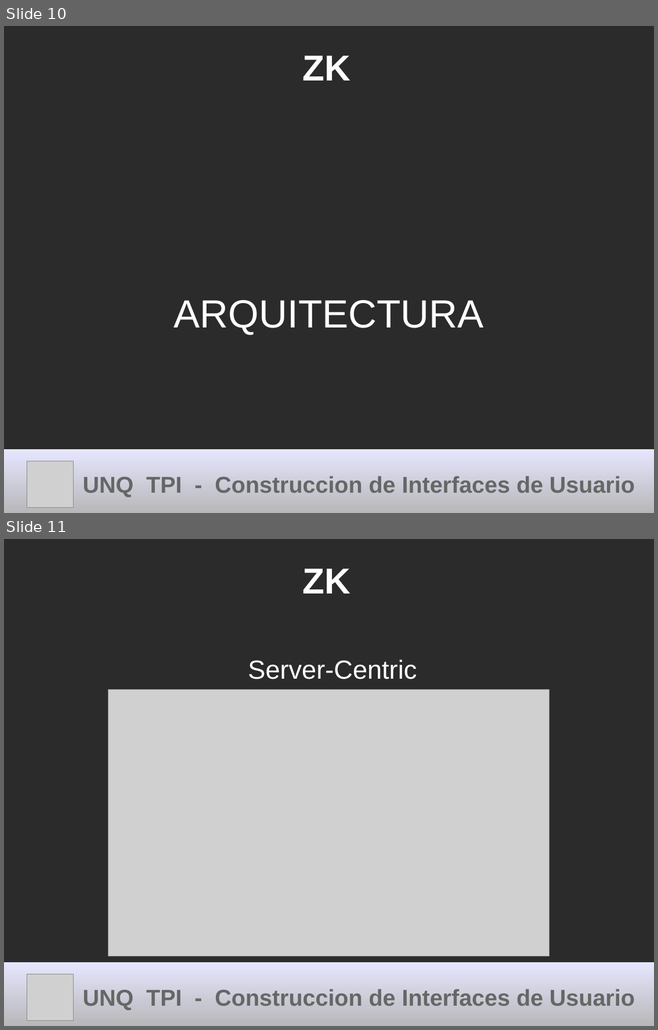
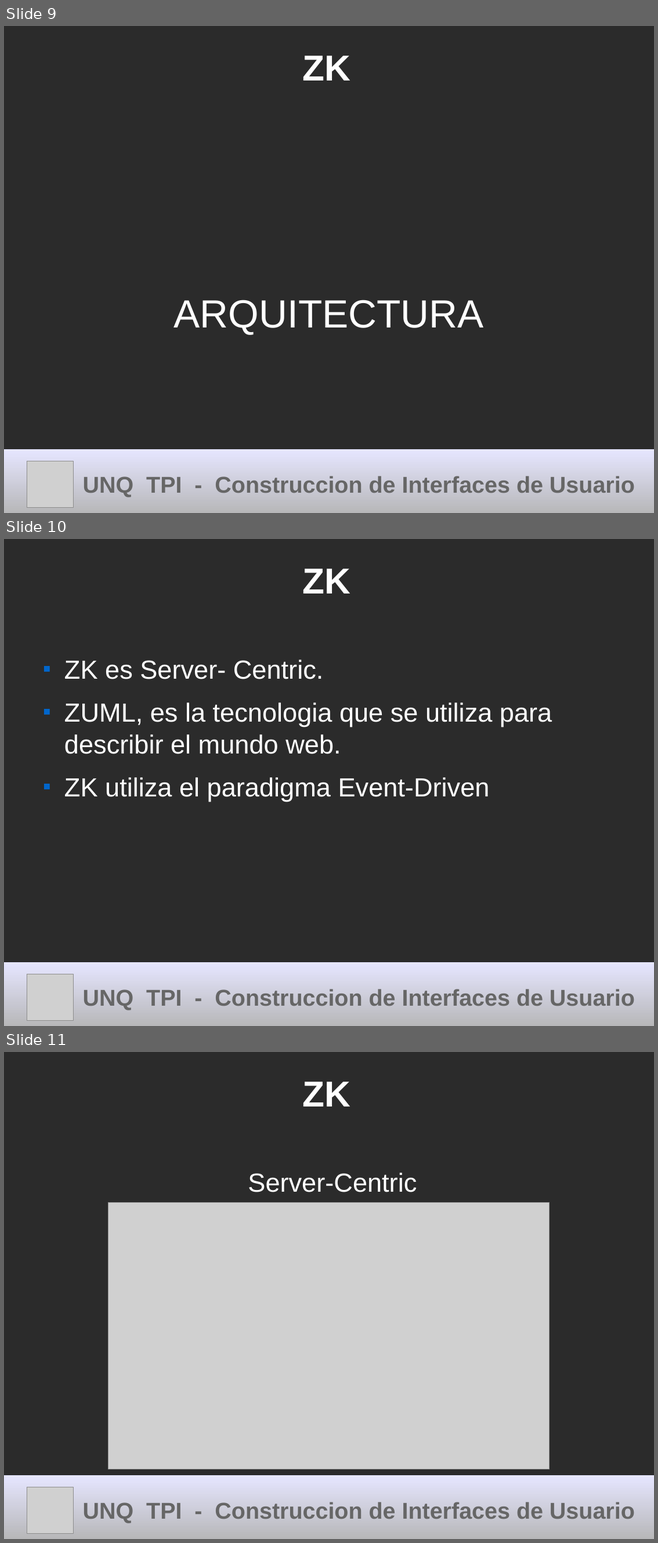
Before and after one commit to cdmarchionne/tpi-ui-tp-esferas, a slide deck: ZK/resources/Presentacion ZK.odp. Shown one above the other, each under a label of ours: slides 10 and 11 before the commit, slides 9, 10 and 11 after it. The pictures are 658x1030 and 658x1543 pixels, drawn with LibreOffice and Linux fonts; fonts in the diff are those of the drawing; grey boxes stand for pictures; background and template pictures are left out; a plain dark background stands for a picture behind light text. Boxes give left, top, right and bottom in pixels: in the first picture for what was removed or moved away, otherwise in the second. Text is boxed around its words. In the diff, an @@ line names an element or a change of style, - is before the commit and + after.

```diff
--- a/ZK/resources/Presentacion ZK.odp
+++ b/ZK/resources/Presentacion ZK.odp
@@ slide 10 added at (4, 539, 654, 1026), background picture (left out) @@
@@ title added at (303, 569, 351, 594), 44 pt, text #FFFFFF, bold @@
+ZK
@@ text added at (64, 660, 552, 801), 32 pt, text #FFFFFF @@
+■ ZK es Server- Centric.
+■ ZUML, es la tecnologia que se utiliza para describir el mundo web.
+■ ZK utiliza el paradigma Event-Driven
@@ title added at (4, 963, 654, 1026), fill gradient #E6E6FF to #B3B3B3, 28 pt, text #666666, bold @@
+UNQ TPI - Construccion de Interfaces de Usuario
@@ picture added at (27, 975, 74, 1021) @@
@@ what was slide 10 is now slide 9 @@
```
Also in this commit, not shown: 1 slide changed, 2 other slides added, 2 slides removed.
